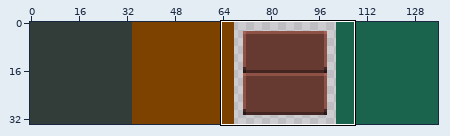
File history of a pixel-art file, assets/images/tiles.aseprite. The picture above shows the old version from afar; the outline marks the close-up.
Close-up. First the earlier version:
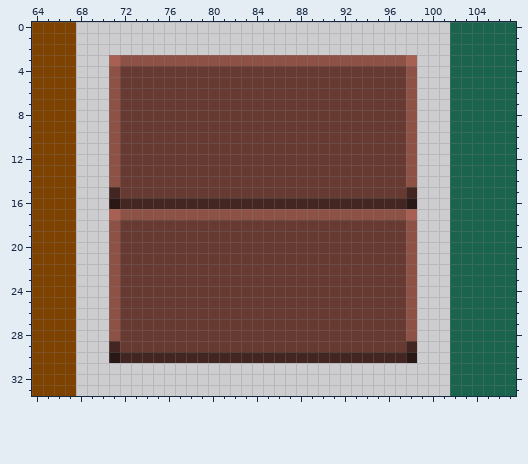
136x34 pixels, 1 frame. Colours within 5 levels of each other are drawn and written as one. Shown: x 64..107, y 0..33.
After the commit:
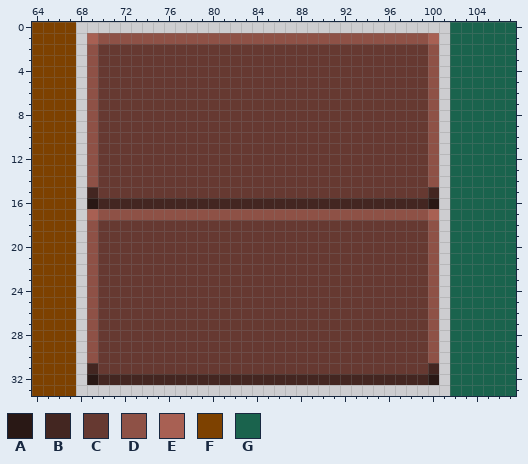
Palette (. is transparent): A #291815  B #432621  C #663931  D #8e5146  E #a86053  F #7d4100  G #1a634d
Diff:
Colour A now appears in row 16 at x 69 and 100; in row 32 at x 69 and 100.
Colour B now appears in row 15 at x 69 and 100; in row 16 at x 70 and 99; in row 31 at x 69 and 100; in row 32 at x 70 to 99.
The author changed colour A to colour B in row 16 at x 71 and 98.
Colour C now appears in row 2 at x 70 to 99; in rows 3 to 15 at x 70 and 99; in rows 18 to 30 at x 70 and 99; in row 31 at x 70 to 99.
The author changed colour A to colour C in row 30 at x 71 and 98.
The author changed colour B to colour C in row 15 at x 71 and 98; in row 29 at x 71 and 98; in row 30 at x 72 to 97.
The author changed colour D to colour C in row 3 at x 72 to 97; in rows 4 to 14 at x 71 and 98; in rows 18 to 28 at x 71 and 98.
The author changed colour E to colour C in row 3 at x 71 and 98.
Colour D now appears in row 1 at x 70 to 99; in rows 2 to 14 at x 69 and 100; in row 17 at x 70 and 99; in rows 18 to 30 at x 69 and 100.
The author changed colour E to colour D in row 17 at x 71 and 98.
Colour E now appears in row 1 at x 69 and 100; in row 17 at x 69 and 100.
Boxes around the changes in both close-ups, in picture pixels (x1, y1, x2, y2):
changed: (87, 33, 439, 385)
